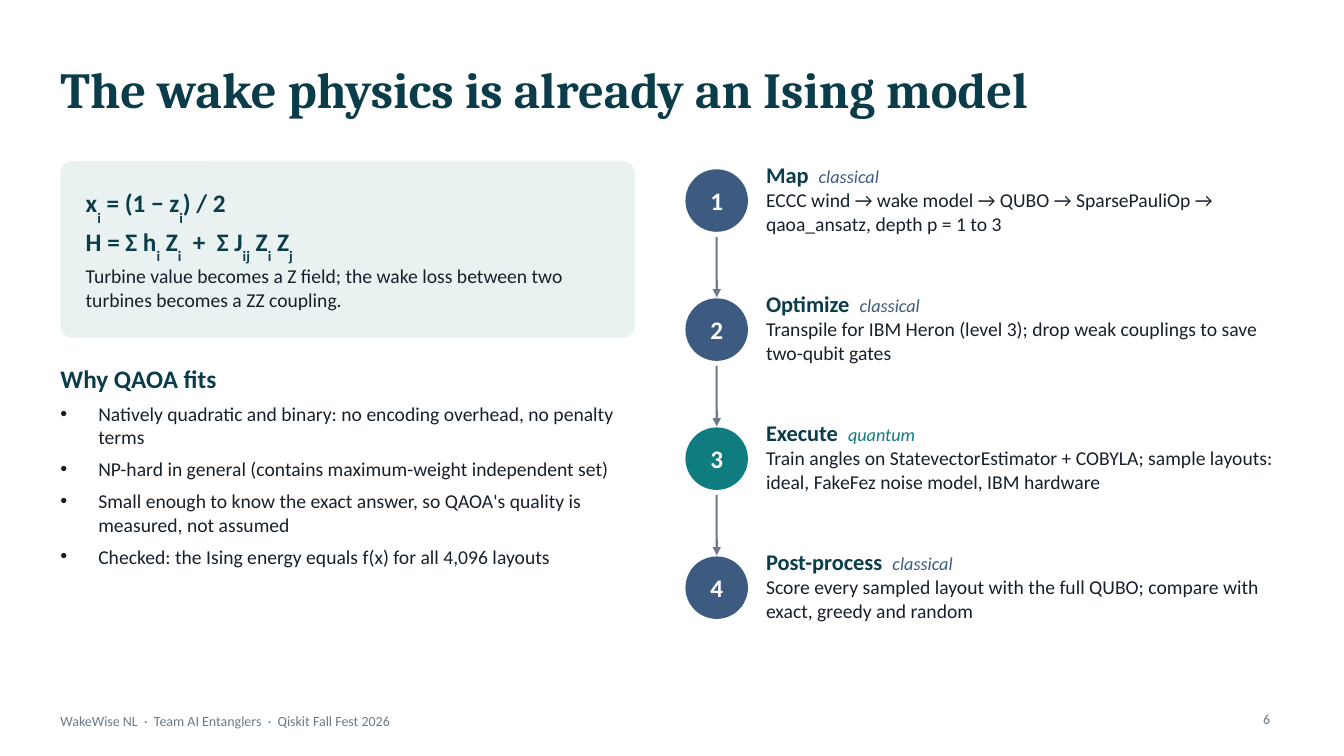
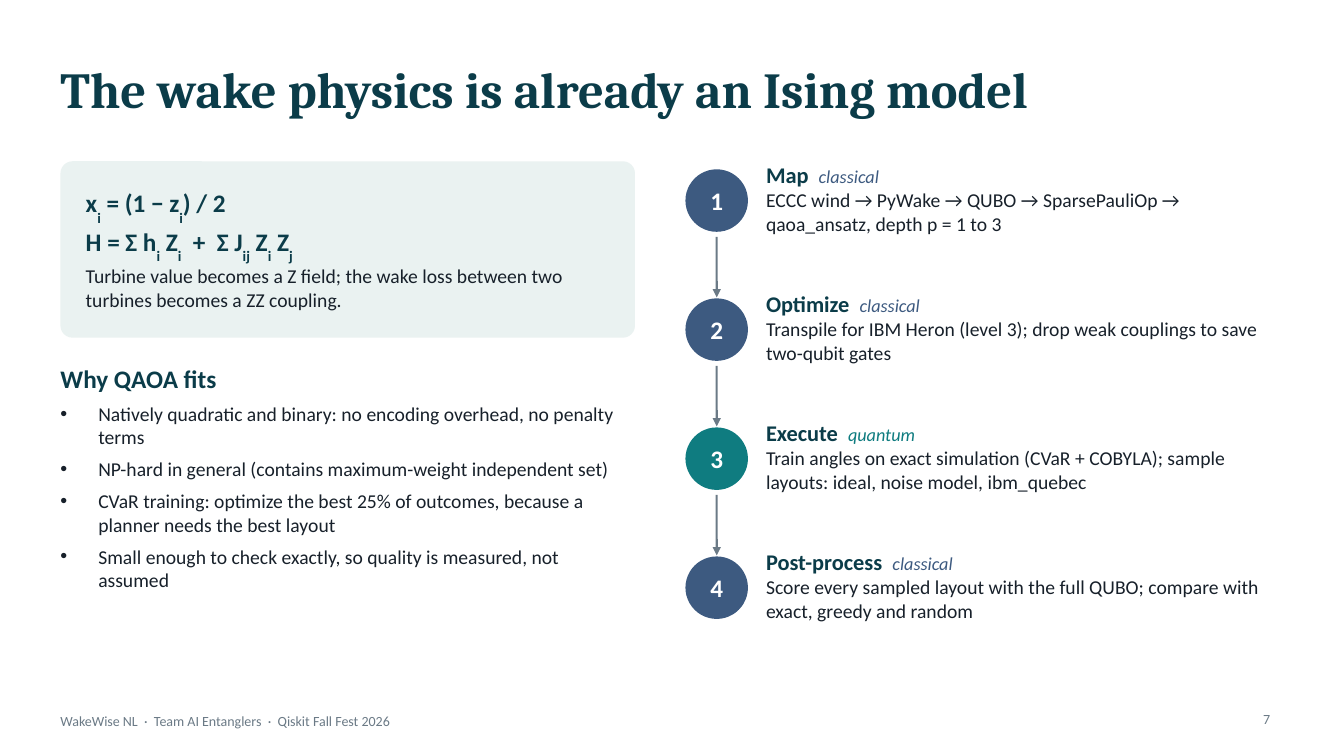
Before and after one commit to mrw-soumik/Qiskit-AI-Entanglers-, a slide deck: slide 7 of slides/WakeWise_NL_AI_Entanglers.pptx (slide 6 before the commit). Drawn at 1344x756 pixels with LibreOffice and Linux fonts; fonts in the diff are those of the drawing. Boxes give left, top, right and bottom in pixels: in the first picture for what was removed or moved away, otherwise in the second. Text is boxed around its words. In the diff, an @@ line names an element or a change of style, - is before the commit and + after.

```diff
--- a/slides/WakeWise_NL_AI_Entanglers.pptx
+++ b/slides/WakeWise_NL_AI_Entanglers.pptx
@@ text at (x1=766, y1=193, x2=1157, y2=234): text changed @@
-ECCC wind → wake model → QUBO → SparsePauliOp → qaoa_ansatz, depth p = 1 to 3
+ECCC wind → PyWake → QUBO → SparsePauliOp → qaoa_ansatz, depth p = 1 to 3
@@ text at (x1=766, y1=451, x2=1224, y2=492): text changed @@
-Train angles on StatevectorEstimator + COBYLA; sample layouts: ideal, FakeFez noise model, IBM hardware
+Train angles on exact simulation (CVaR + COBYLA); sample layouts: ideal, noise model, ibm_quebec
@@ text at (x1=98, y1=494, x2=583, y2=587): text changed @@
-• Small enough to know the exact answer, so QAOA's quality is measured, not assumed
-• Checked: the Ising energy equals f(x) for all 4,096 layouts
+• CVaR training: optimize the best 25% of outcomes, because a planner needs the best layout
+• Small enough to check exactly, so quality is measured, not assumed
@@ page number at (x1=1263, y1=715, x2=1270, y2=724): text changed @@
-6
+7
```
Also in this commit, not shown: 10 other slides changed, 2 slides added, 11 other files.
